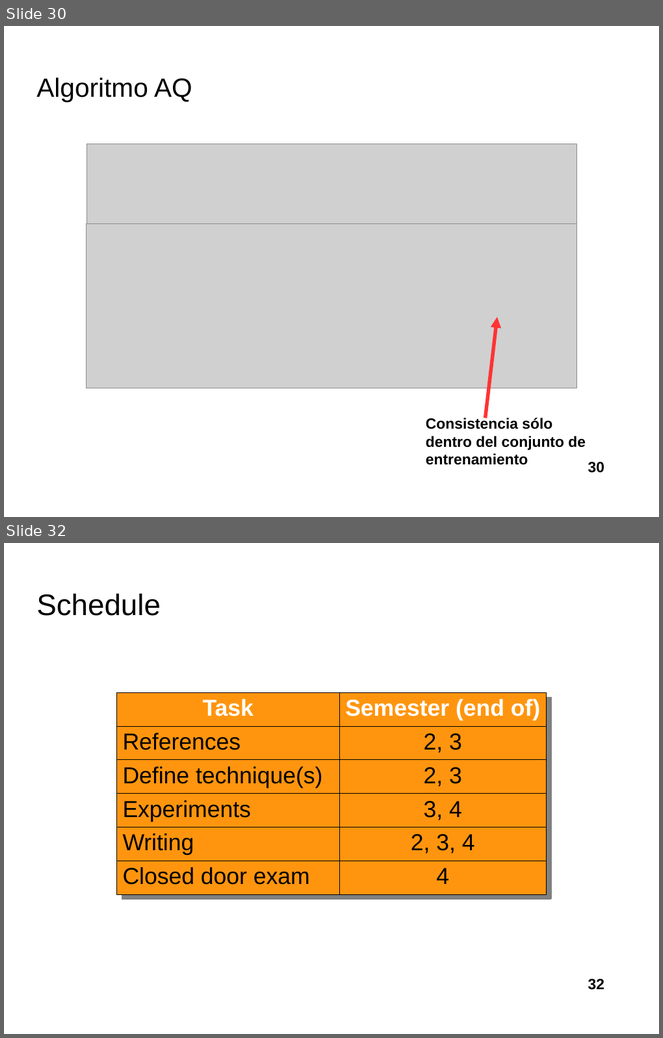
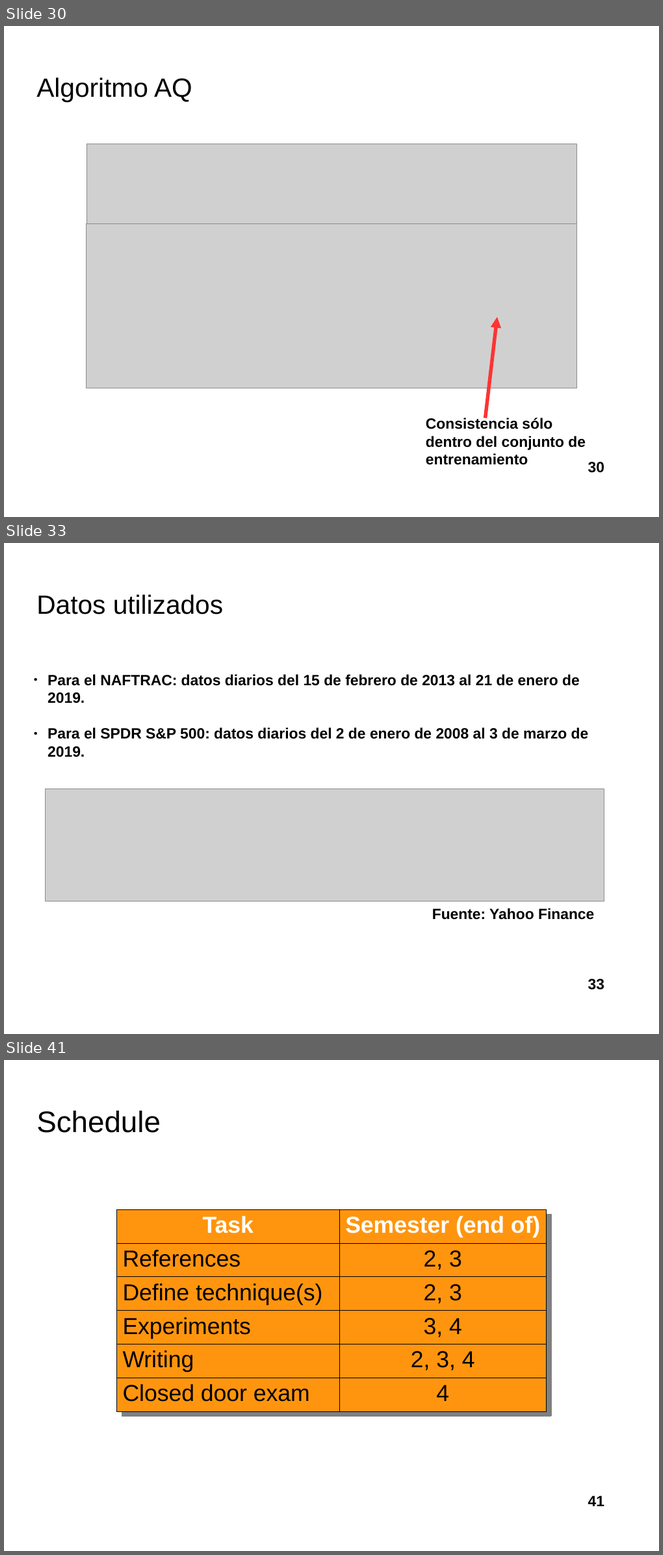
Before and after one commit to davidrmh/Thesis, a slide deck: presentaciones_finales/presentacion_seminario_B19.odp. Shown one above the other, each under a label of ours: slides 30 and 32 before the commit, slides 30, 33 and 41 after it; the slides between them are not shown. The pictures are 663x1038 and 663x1555 pixels, drawn with LibreOffice and Linux fonts; fonts in the diff are those of the drawing; grey boxes stand for pictures; background and template pictures are left out. Boxes give left, top, right and bottom in pixels: in the first picture for what was removed or moved away, otherwise in the second. Text is boxed around its words. In the diff, an @@ line names an element or a change of style, - is before the commit and + after.

```diff
--- a/presentaciones_finales/presentacion_seminario_B19.odp
+++ b/presentaciones_finales/presentacion_seminario_B19.odp
@@ slide 33 added at (x1=4, y1=543, x2=659, y2=1034), background picture (left out) @@
@@ title added at (x1=36, y1=594, x2=223, y2=615), 32 pt, text #000000 @@
+Datos utilizados
@@ text added at (x1=48, y1=674, x2=589, y2=757), 18 pt, text #000000, bold @@
+● Para el NAFTRAC: datos diarios del 15 de febrero de 2013 al 21 de enero de 2019.
+● Para el SPDR S&P 500: datos diarios del 2 de enero de 2008 al 3 de marzo de 2019.
@@ picture added at (x1=46, y1=789, x2=605, y2=902) @@
@@ text added at (x1=432, y1=908, x2=594, y2=920), 18 pt, text #000000, bold @@
+Fuente: Yahoo Finance
@@ page number added at (x1=588, y1=979, x2=605, y2=990), 18 pt, text #000000, bold @@
+33
@@ what was slide 32 is now slide 41 @@
@@ page number at (x1=588, y1=1496, x2=605, y2=1507): text changed @@
-32
+41
```
Also in this commit, not shown: 1 slide changed, 8 other slides added.
